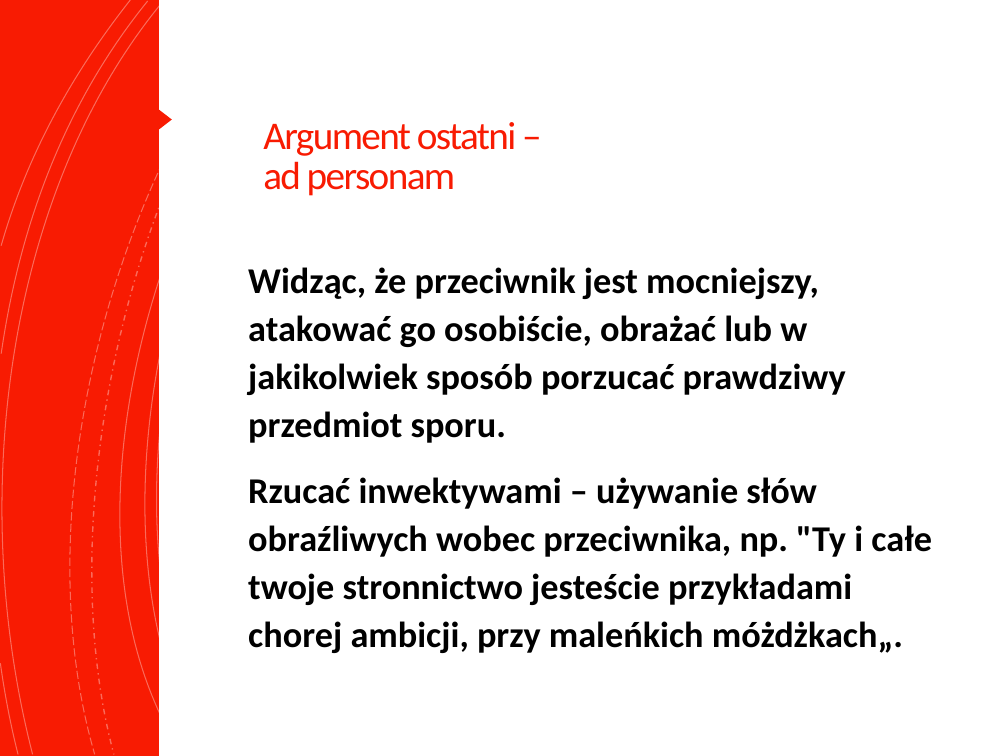
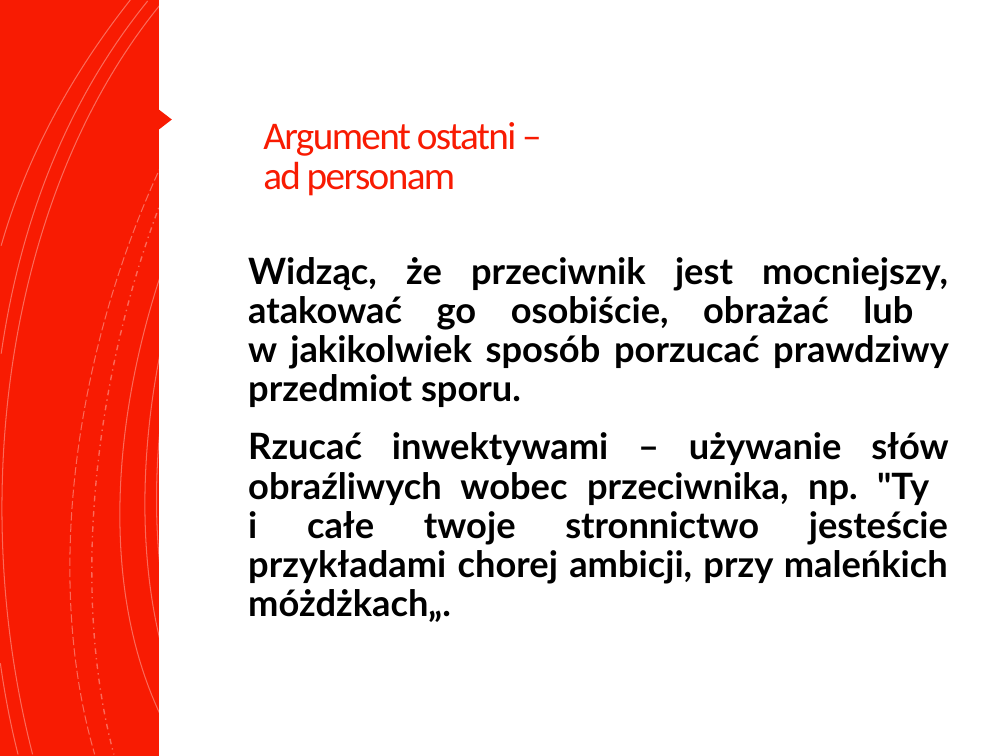
Before and after one commit to blackbat13/cs-lut, a slide deck: slide 33 of Inne/Fake News.pptx. Drawn at 1008x756 pixels with LibreOffice and Linux fonts; fonts in the diff are those of the drawing. Boxes give left, top, right and bottom in pixels: in the first picture for what was removed or moved away, otherwise in the second. Text is boxed around its words. In the diff, an @@ line names an element or a change of style, - is before the commit and + after.

```diff
--- a/Inne/Fake News.pptx
+++ b/Inne/Fake News.pptx
@@ text "Widząc, że przeciwnik jest mocniejszy, ..." at (x1=248, y1=257, x2=949, y2=622): font Calibri to Lato; alignment left to justified; line spacing 1.1 to 0.9 @@
```
Also in this commit, not shown: 26 other slides changed, 7 other files.
